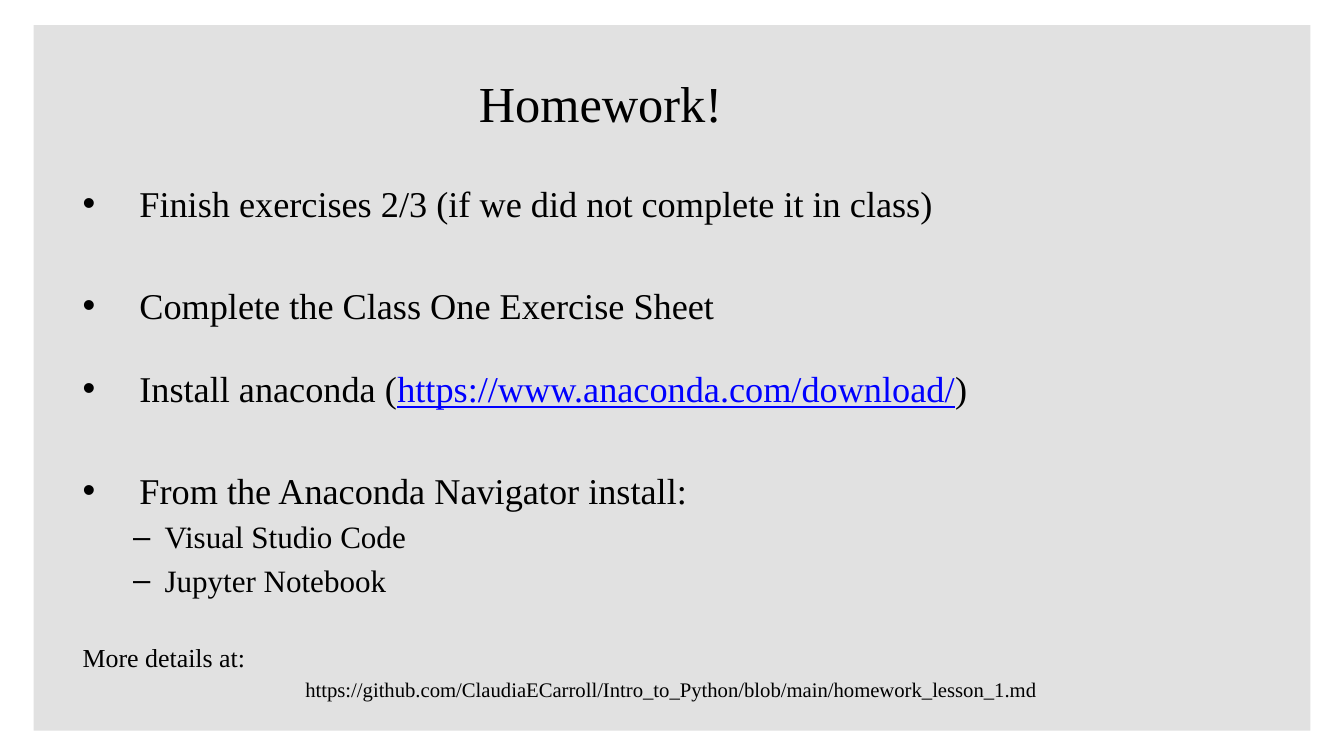
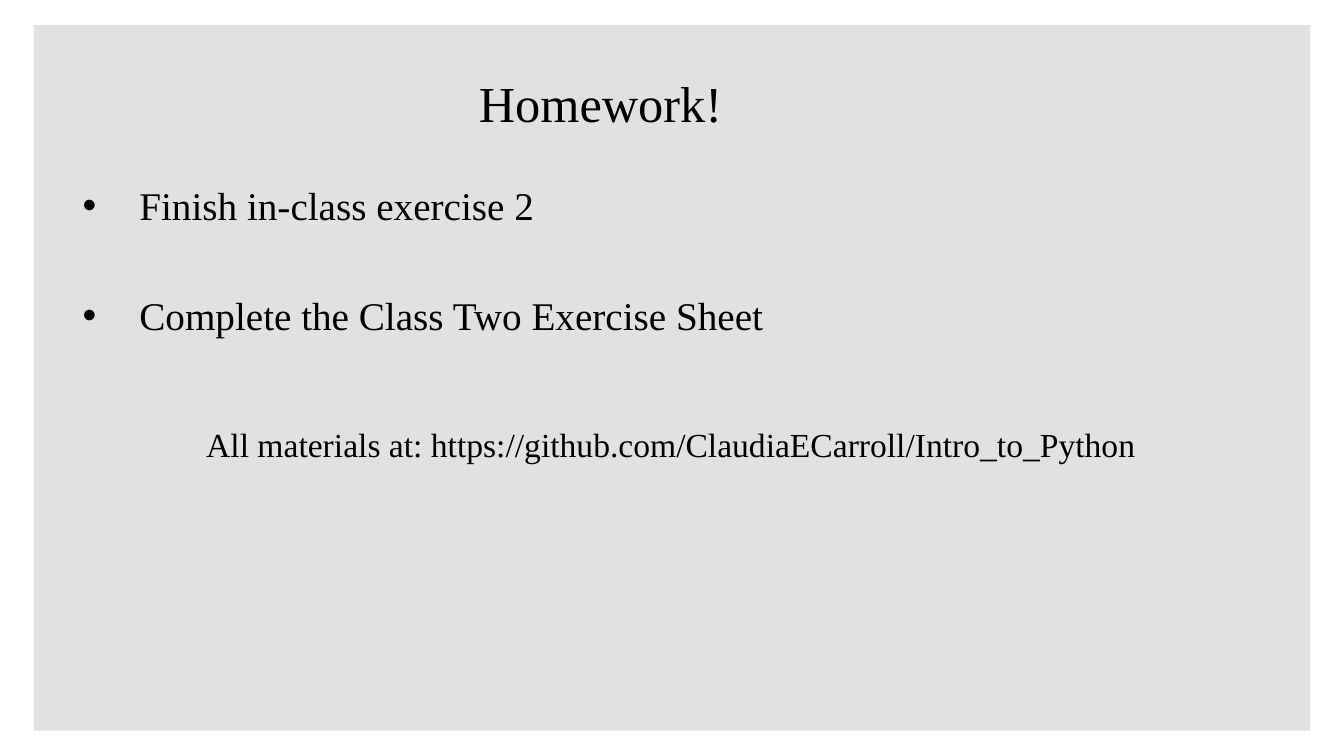
Before and after one commit to ClaudiaECarroll/Intro_to_Python, a slide deck: slide 22 of powerpoints/Intro_python_class_2.pptx (slide 23 before the commit). Drawn at 1344x756 pixels with LibreOffice and Linux fonts; fonts in the diff are those of the drawing; background and template pictures are left out. Boxes give left, top, right and bottom in pixels: in the first picture for what was removed or moved away, otherwise in the second. Text is boxed around its words. In the diff, an @@ line names an element or a change of style, - is before the commit and + after.

```diff
--- a/powerpoints/Intro_python_class_2.pptx
+++ b/powerpoints/Intro_python_class_2.pptx
@@ text at bbox=[139, 192, 1135, 463]: text changed; size 25.9 to 24 pt @@
-• Finish exercises 2/3 (if we did not complete it in class)
-• Complete the Class One Exercise Sheet
-• Install anaconda (https://www.anaconda.com/download/)
-• From the Anaconda Navigator install:
-  – Visual Studio Code
-  – Jupyter Notebook
-More details at:
-https://github.com/ClaudiaECarroll/Intro_to_Python/blob/main/homework_lesson_1.md
+• Finish in-class exercise 2
+• Complete the Class Two Exercise Sheet
+All materials at: https://github.com/ClaudiaECarroll/Intro_to_Python
```
Also in this commit, not shown: 3 slides removed.
